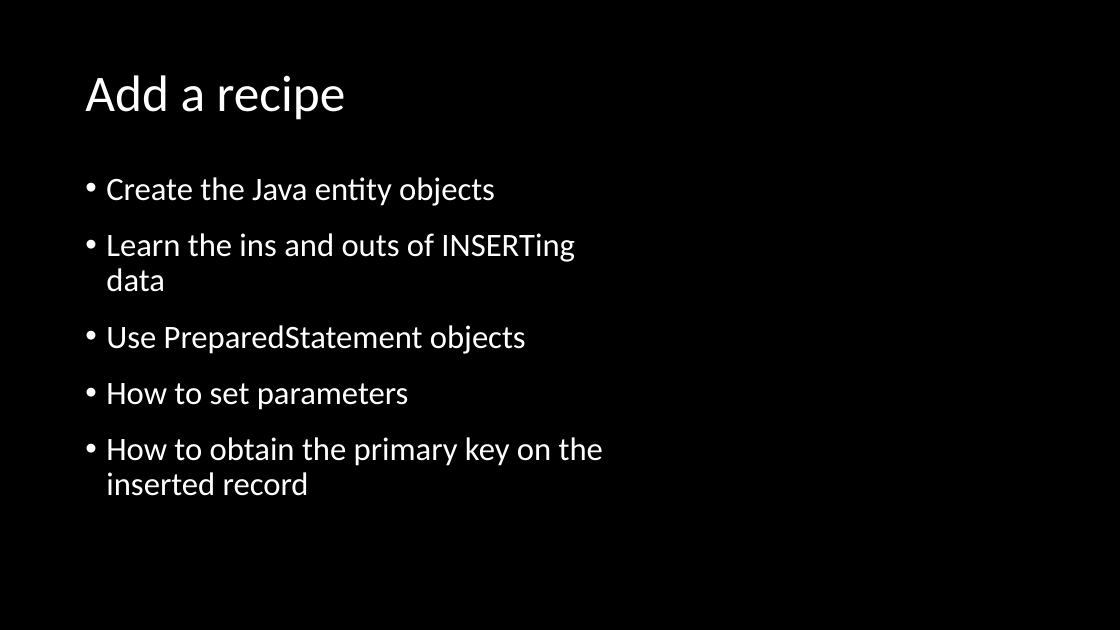
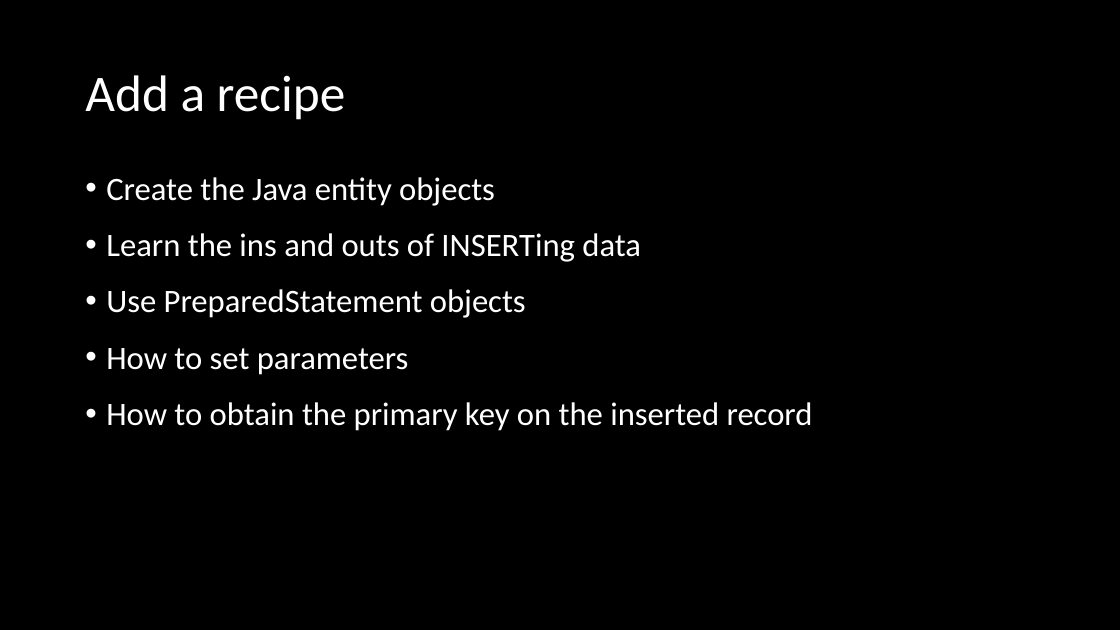
Before and after one commit to ckiefriter1/PT-BESD, a slide deck: slide 9 of Week9/W3.01. Week 3 Overview.pptx. Drawn at 1120x630 pixels with LibreOffice and Linux fonts; fonts in the diff are those of the drawing. Boxes give left, top, right and bottom in pixels: in the first picture for what was removed or moved away, otherwise in the second. Text is boxed around its words. In the diff, an @@ line names an element or a change of style, - is before the commit and + after.

```diff
--- a/Week9/W3.01. Week 3 Overview.pptx
+++ b/Week9/W3.01. Week 3 Overview.pptx
@@ text "Create the Java entity objects" rewrapped from [106,177,603,496] to [106,177,813,431] @@
```
Also in this commit, not shown: 3 other slides changed, 17 other files.
